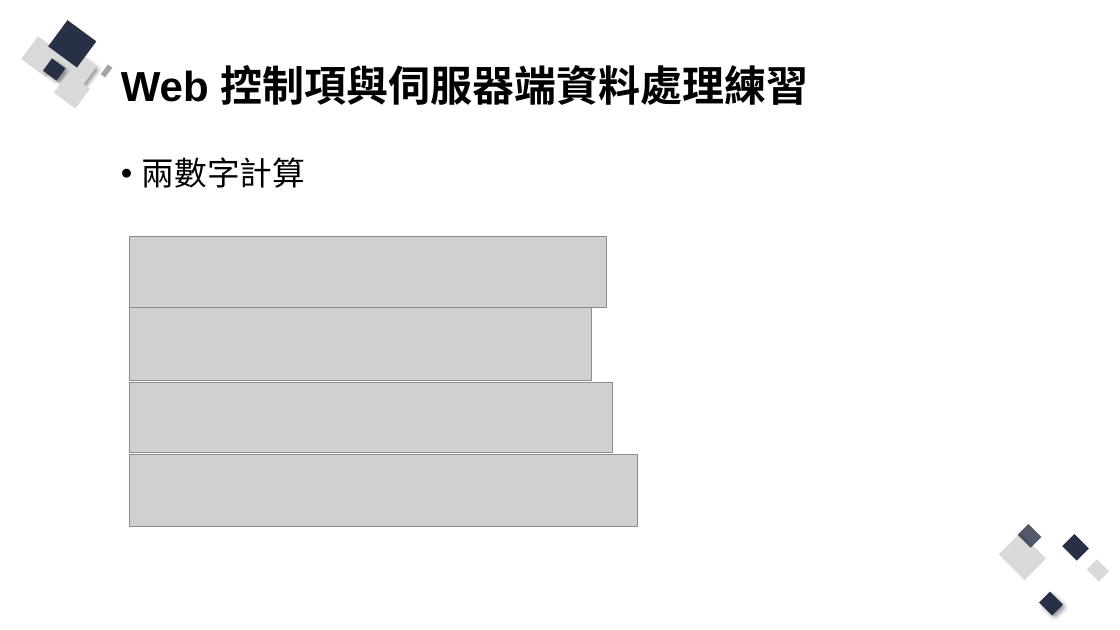
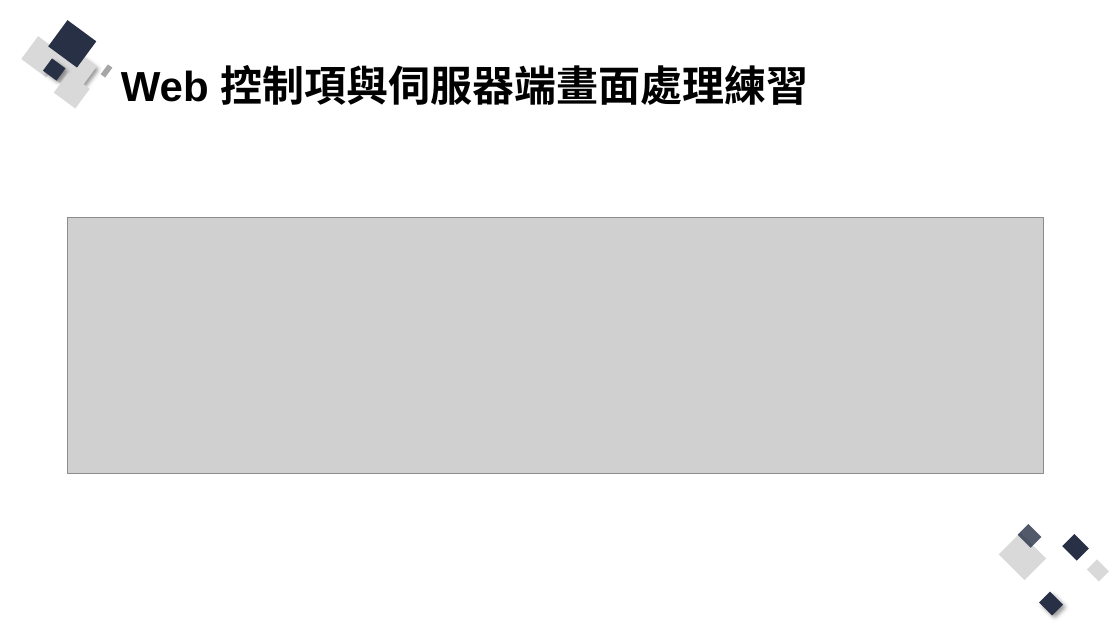
Before and after one commit to Q81JIAXIONG/-, a slide deck: slide 15 of 投影片/2.asp.net webform 框架.pptx (slide 14 before the commit). Drawn at 1120x630 pixels with LibreOffice and Linux fonts; fonts in the diff are those of the drawing; grey boxes stand for pictures. Boxes give left, top, right and bottom in pixels: in the first picture for what was removed or moved away, otherwise in the second. Text is boxed around its words. In the diff, an @@ line names an element or a change of style, - is before the commit and + after.

```diff
--- a/投影片/2.asp.net webform 框架.pptx
+++ b/投影片/2.asp.net webform 框架.pptx
@@ title at (121, 65, 808, 105): text changed @@
-Web 控制項與伺服器端資料處理練習
+Web 控制項與伺服器端畫面處理練習
@@ text removed at (142, 157, 305, 188) @@
-• 兩數字計算
@@ picture added at (67, 218, 1044, 474) @@
@@ picture removed at (129, 237, 607, 308) @@
@@ picture removed at (129, 308, 592, 381) @@
@@ picture removed at (129, 382, 613, 453) @@
@@ picture removed at (129, 455, 638, 527) @@
```
Also in this commit, not shown: 6 other slides changed, 10 slides added, 3 slides removed, 15 other files.
